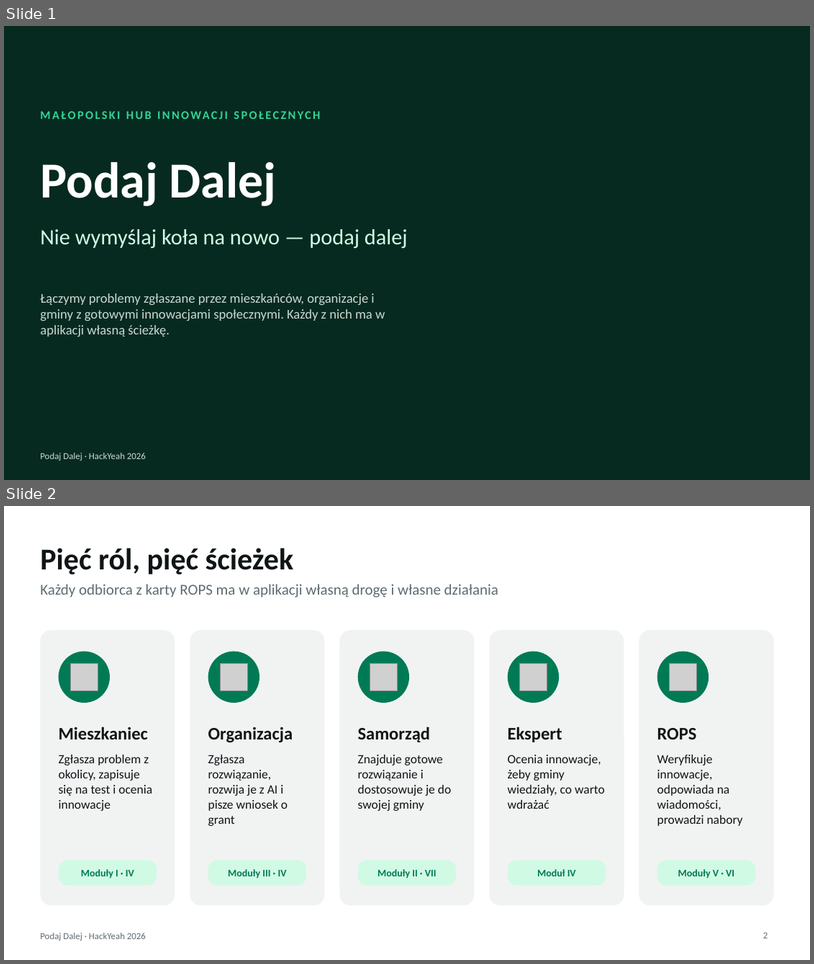
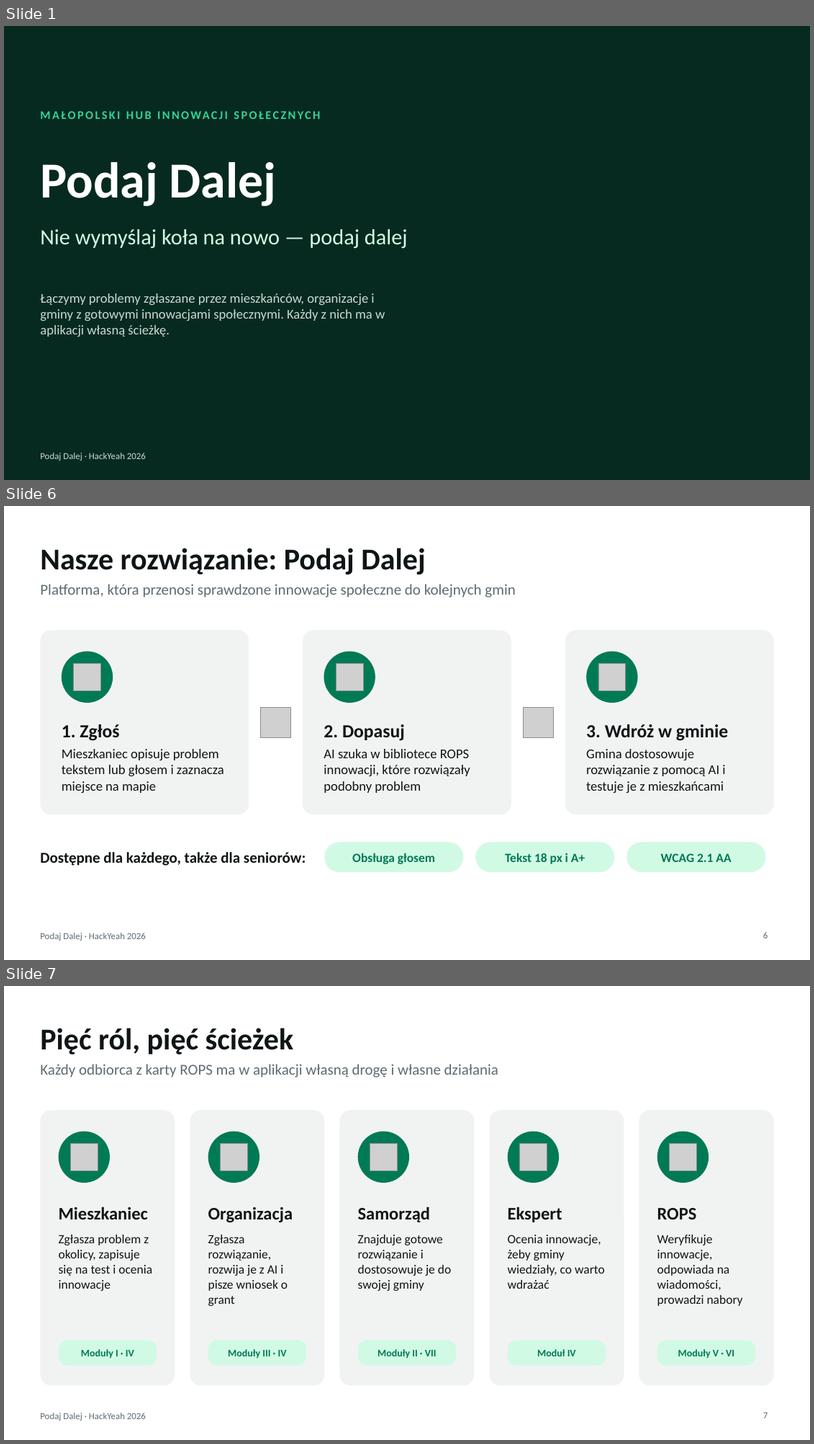
Before and after one commit to VP859/dombasiarze_hackyeah_2026, a slide deck: prezentacja/Podaj-Dalej-role.pptx. Shown one above the other, each under a label of ours: slides 1 and 2 before the commit, slides 1, 6 and 7 after it; the slides between them are not shown. The pictures are 814x964 and 814x1444 pixels, drawn with LibreOffice and Linux fonts; fonts in the diff are those of the drawing; grey boxes stand for pictures. Boxes give left, top, right and bottom in pixels: in the first picture for what was removed or moved away, otherwise in the second. Text is boxed around its words. In the diff, an @@ line names an element or a change of style, - is before the commit and + after.

Commit message:
WCAG 2.1 AA fix

```diff
--- a/prezentacja/Podaj-Dalej-role.pptx
+++ b/prezentacja/Podaj-Dalej-role.pptx
@@ slide 6 added at (x1=4, y1=506, x2=810, y2=960), background #FFFFFF; not listed: 1 template element that a slide beside it also shows @@
@@ title added at (x1=40, y1=548, x2=425, y2=574), 36 pt, text #0F1416, bold @@
+Nasze rozwiązanie: Podaj Dalej
@@ text added at (x1=40, y1=584, x2=515, y2=597), 18 pt, text #5E6C72 @@
+Platforma, która przenosi sprawdzone innowacje społeczne do kolejnych gmin
@@ rounded rectangle added at (x1=40, y1=630, x2=249, y2=815), fill #F1F3F3 @@
@@ rounded rectangle added at (x1=303, y1=630, x2=512, y2=815), fill #F1F3F3 @@
@@ rounded rectangle added at (x1=566, y1=630, x2=774, y2=815), fill #F1F3F3 @@
@@ ellipse added at (x1=62, y1=651, x2=113, y2=703), fill #007A55 @@
@@ ellipse added at (x1=324, y1=651, x2=376, y2=703), fill #007A55 @@
@@ ellipse added at (x1=586, y1=651, x2=638, y2=703), fill #007A55 @@
@@ picture added at (x1=74, y1=663, x2=100, y2=690) @@
@@ picture added at (x1=336, y1=663, x2=363, y2=690) @@
@@ picture added at (x1=599, y1=663, x2=626, y2=690) @@
@@ picture added at (x1=261, y1=708, x2=291, y2=738) @@
@@ picture added at (x1=524, y1=708, x2=554, y2=738) @@
@@ text added at (x1=62, y1=724, x2=119, y2=741), 22 pt, text #0F1416, bold @@
+1. Zgłoś
@@ text added at (x1=324, y1=724, x2=405, y2=741), 22 pt, text #0F1416, bold @@
+2. Dopasuj
@@ text added at (x1=586, y1=724, x2=728, y2=741), 22 pt, text #0F1416, bold @@
+3. Wdróż w gminie
@@ text added at (x1=62, y1=749, x2=224, y2=793), 16 pt, text #0F1416 @@
+Mieszkaniec opisuje problem tekstem lub głosem i zaznacza miejsce na mapie
@@ text added at (x1=324, y1=749, x2=470, y2=793), 16 pt, text #0F1416 @@
+AI szuka w bibliotece ROPS innowacji, które rozwiązały podobny problem
@@ text added at (x1=586, y1=749, x2=725, y2=793), 16 pt, text #0F1416 @@
+Gmina dostosowuje rozwiązanie z pomocą AI i testuje je z mieszkańcami
@@ rounded rectangle added at (x1=324, y1=842, x2=464, y2=872), fill #D1FAE5, 15 pt, text #007A55, bold @@
+Obsługa głosem
@@ rounded rectangle added at (x1=476, y1=842, x2=615, y2=872), fill #D1FAE5, 15 pt, text #007A55, bold @@
+Tekst 18 px i A+
@@ rounded rectangle added at (x1=627, y1=842, x2=766, y2=872), fill #D1FAE5, 15 pt, text #007A55, bold @@
+WCAG 2.1 AA
@@ text added at (x1=40, y1=852, x2=306, y2=865), 18 pt, text #0F1416, bold @@
+Dostępne dla każdego, także dla seniorów:
@@ page number added at (x1=764, y1=932, x2=768, y2=938), 11 pt, text #5E6C72 @@
+6
@@ what was slide 2 is now slide 7 @@
```
Also in this commit, not shown: 1 slide changed, 9 other slides added, 8 other files.
